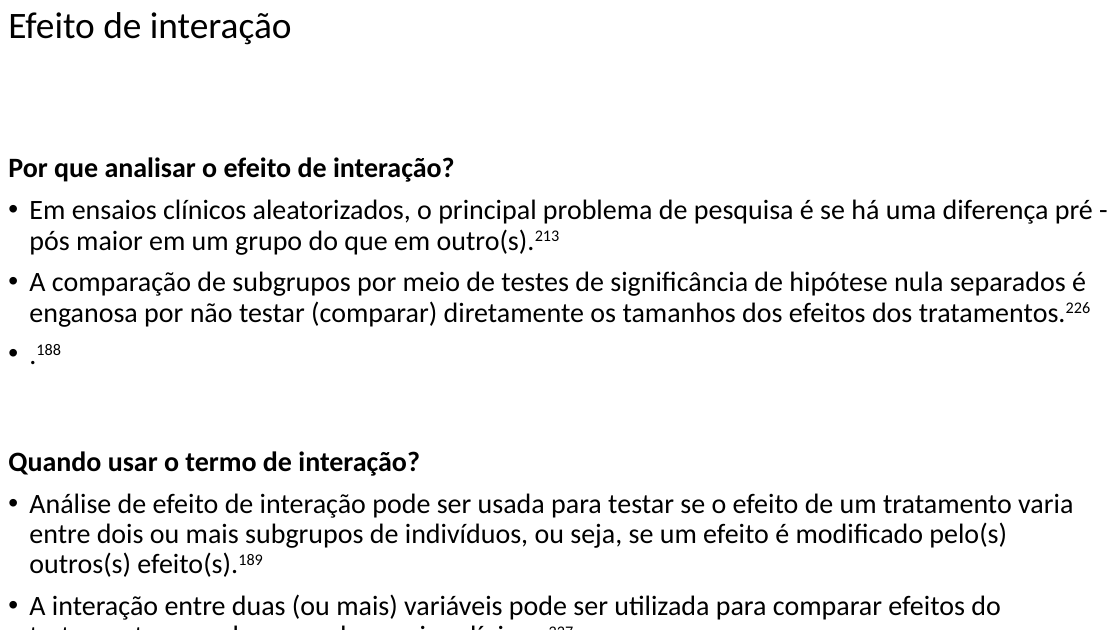
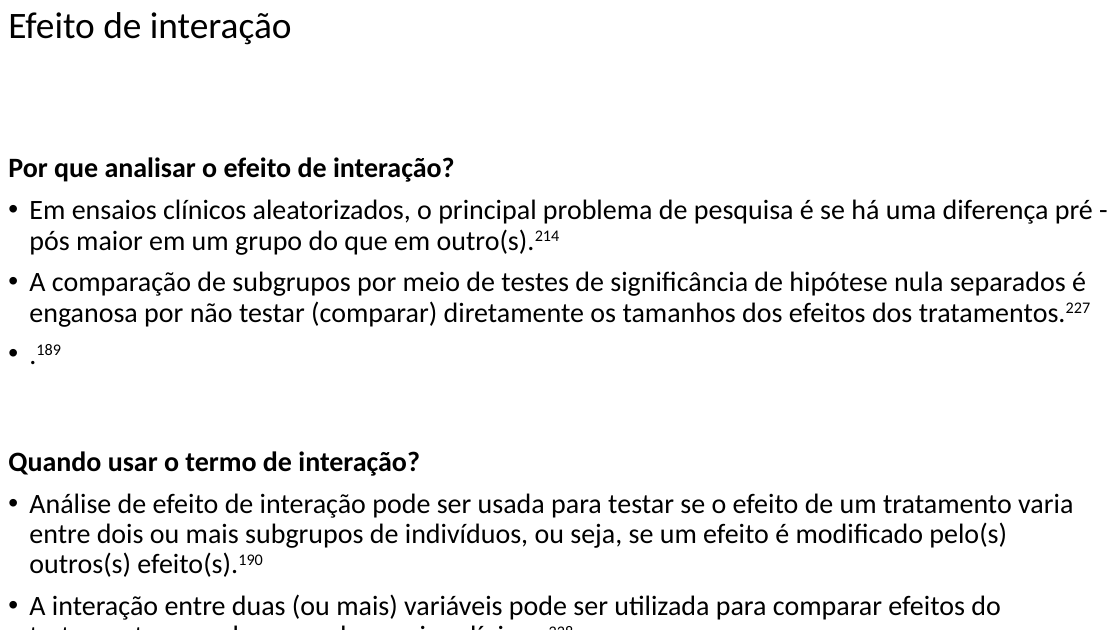
Before and after one commit to FerreiraAS/Ciencia-com-R, a slide deck: slide 145 of docs/Ciencia-com-R.pptx. Drawn at 1120x630 pixels with LibreOffice and Linux fonts; fonts in the diff are those of the drawing. Boxes give left, top, right and bottom in pixels: in the first picture for what was removed or moved away, otherwise in the second. Text is boxed around its words. In the diff, an @@ line names an element or a change of style, - is before the commit and + after.

```diff
--- a/docs/Ciencia-com-R.pptx
+++ b/docs/Ciencia-com-R.pptx
@@ text at (29, 199, 1093, 355): text changed @@
-• Em ensaios clínicos aleatorizados, o principal problema de pesquisa é se há uma diferença pré - pós maior em um grupo do que em outro(s).213
-• A comparação de subgrupos por meio de testes de significância de hipótese nula separados é enganosa por não testar (comparar) diretamente os tamanhos dos efeitos dos tratamentos.226
-• .188
+• Em ensaios clínicos aleatorizados, o principal problema de pesquisa é se há uma diferença pré - pós maior em um grupo do que em outro(s).214
+• A comparação de subgrupos por meio de testes de significância de hipótese nula separados é enganosa por não testar (comparar) diretamente os tamanhos dos efeitos dos tratamentos.227
+• .189
@@ text at (29, 493, 1073, 620): text changed @@
-• Análise de efeito de interação pode ser usada para testar se o efeito de um tratamento varia entre dois ou mais subgrupos de indivíduos, ou seja, se um efeito é modificado pelo(s) outros(s) efeito(s).189
-• A interação entre duas (ou mais) variáveis pode ser utilizada para comparar efeitos do tratamento em subgrupos de ensaios clínicos.227
-• O poder estatístico para detectar efeitos de interação é limitado.227
+• Análise de efeito de interação pode ser usada para testar se o efeito de um tratamento varia entre dois ou mais subgrupos de indivíduos, ou seja, se um efeito é modificado pelo(s) outros(s) efeito(s).190
+• A interação entre duas (ou mais) variáveis pode ser utilizada para comparar efeitos do tratamento em subgrupos de ensaios clínicos.228
+• O poder estatístico para detectar efeitos de interação é limitado.228
```
Also in this commit, not shown: 31 other slides changed, 37 other files.
